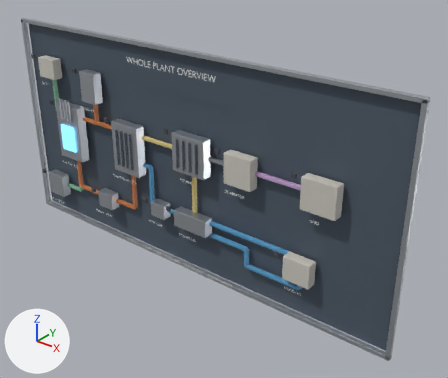
What one commit did to the FBX model ReactorSim.Unity/Assets/Blender/PlantOverview.fbx.
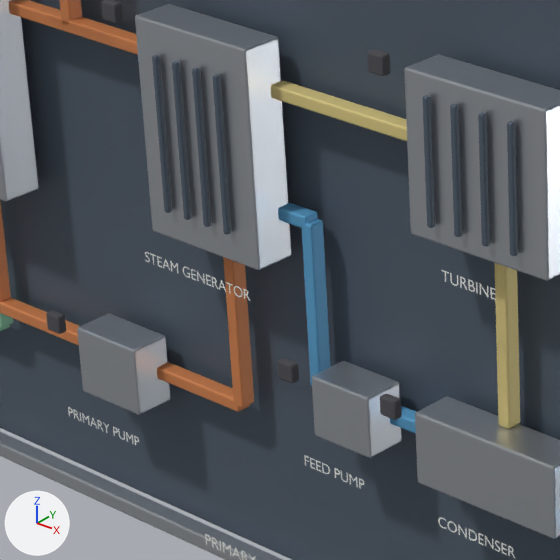
There are two pictures of each version: one whole from a 50 mm lens placed at (6.32, -6.92, 5.92), pointed at (0.64, 0.17, 1.52), one close up on the part from 18% to 46% of the width and 31% to 64% of the height. Every picture has the same lights, and +X, +Y and +Z are marked at lower left. The last two pictures show the newer version. Where no turn or scale is listed for an object, it has been applied to the vertices.

In view in the first close-up: 'Board_Back', 'Frame_Bottom', 'Pipe_Feedwater_01', 'Pipe_PrimaryCold_00', 'Pipe_Steam_00', 'Pipe_TurbineExhaust_00', 'System_Condenser', 'System_FeedPump', 'System_PrimaryPump', 'System_Reactor', 'System_SteamGenerator', 'System_Turbine' and 27 more.
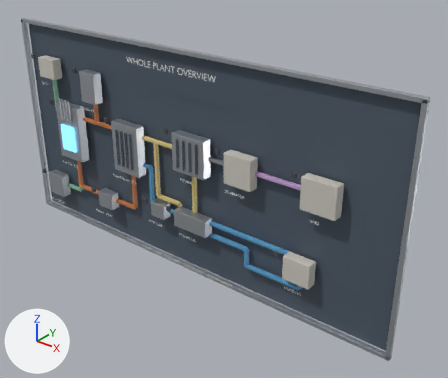
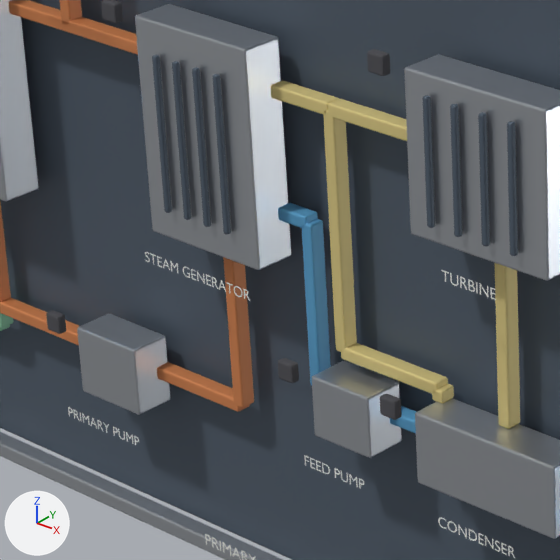
Where the newer file only moved an object's origin or applied its transform, the numbers keep the older frame.

Location of each change, [x1, y1, x2, y2] in pixels of the close-ups (560 x 560 px):
'Pipe_SteamDump_00', added (yellow): after [323, 110, 357, 352]
'Pipe_SteamDump_01', added (yellow): after [341, 343, 448, 394]
'Pipe_SteamDump_02', added: after [432, 384, 454, 403]

The change in detail:
Mesh me_cube_097_1 is new.
It has 56 vertices, 108 faces and spans x -0.0275..0.0275, y -0.035..0.035, z -0.0275..0.0275.
It uses material mat_m_overviewsteam (yellow #e7d48e).
Mesh me_cube_096_1 is new.
It has 56 vertices, 108 faces and spans x -0.25..0.25, y -0.035..0.035, z -0.028..0.028.
It uses material mat_m_overviewsteam (yellow #e7d48e).
Mesh me_cube_095_1 is new.
It has 56 vertices, 108 faces and spans x -0.028..0.028, y -0.035..0.035, z -0.5..0.5.
It uses material mat_m_overviewsteam (yellow #e7d48e).
Object 'Pipe_SteamDump_02' (ob_pipe_steamdump_02) is new; it shows me_cube_097_1.
Its location is (-0.05, -0.14, 1.125).
Object 'Pipe_SteamDump_01' (ob_pipe_steamdump_01) is new; it shows me_cube_096_1.
Its location is (-0.3, -0.14, 1.15).
Object 'Pipe_SteamDump_00' (ob_pipe_steamdump_00) is new; it shows me_cube_095_1.
Its location is (-0.55, -0.14, 1.65).
